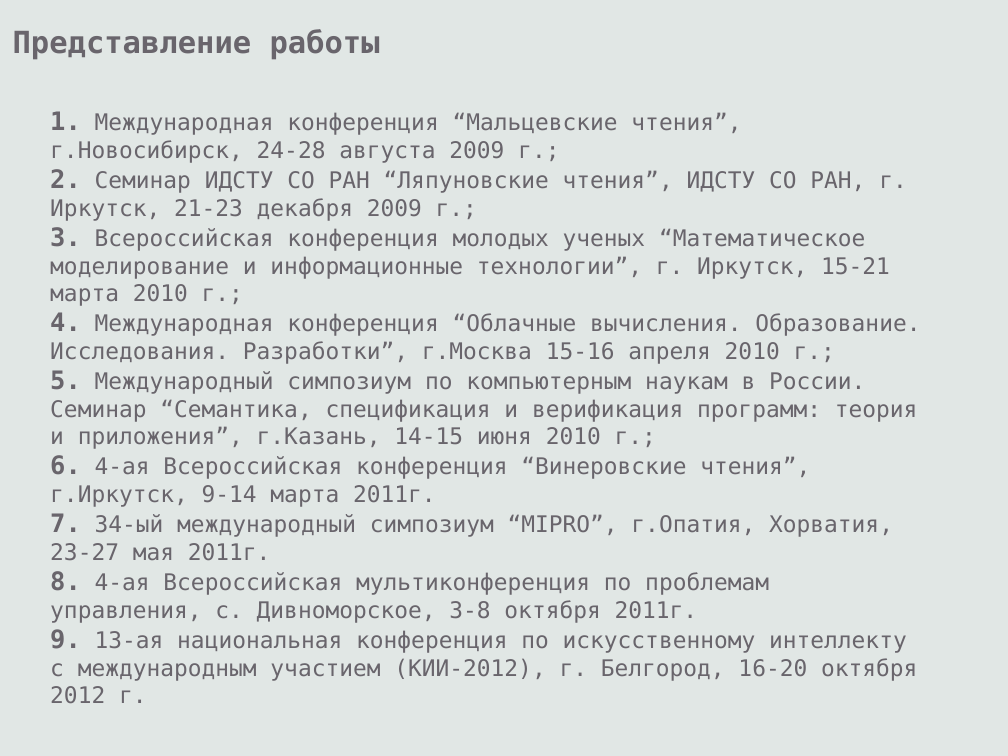
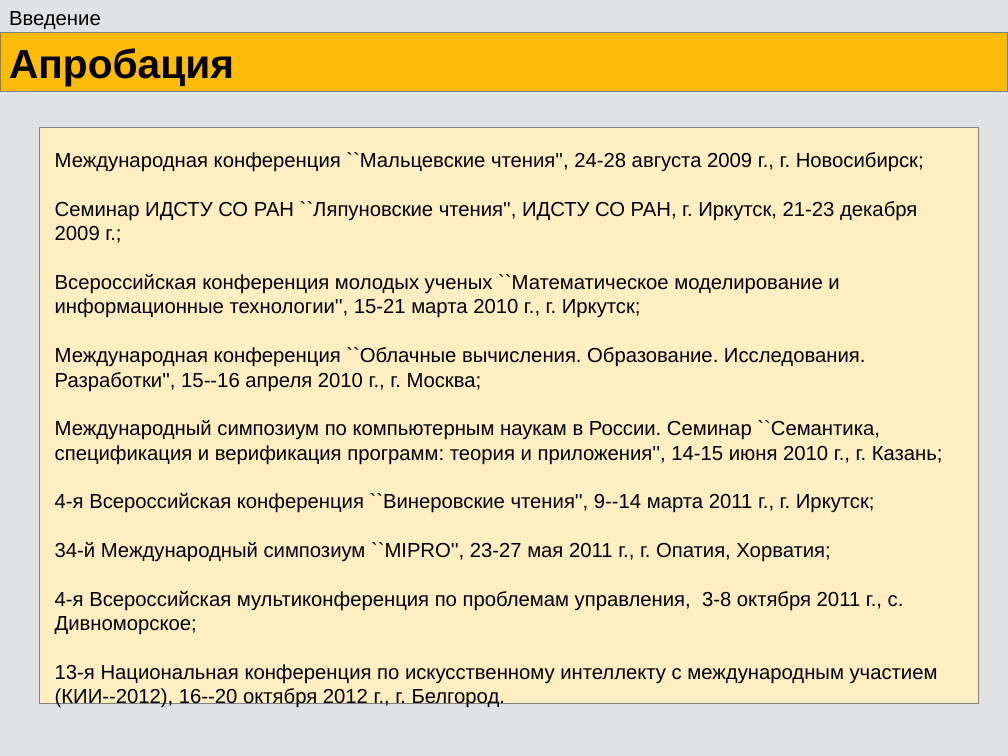
Before and after one commit to eugeneai/prisnif, a slide deck: slide 13 of brick/pres/pacman.odp (slide 15 before the commit). Drawn at 1008x756 pixels with LibreOffice and Linux fonts; fonts in the diff are those of the drawing. Boxes give left, top, right and bottom in pixels: in the first picture for what was removed or moved away, otherwise in the second. Text is boxed around its words. In the diff, an @@ line names an element or a change of style, - is before the commit and + after.

```diff
--- a/brick/pres/pacman.odp
+++ b/brick/pres/pacman.odp
@@ background #E1E7E5 to #E1E2E4 @@
@@ text added at box(9, 11, 101, 29), 16 pt, text #000000 @@
+Введение
@@ text removed at box(13, 29, 380, 59) @@
-Представление работы
@@ rectangle added at box(0, 32, 1008, 91), fill #FCBB06, outline #808080 0 pt, 32 pt, text #000000, bold @@
+Апробация
@@ rectangle added at box(39, 128, 979, 704), fill #FFEEC1, outline #808080 0 pt @@
@@ text at box(55, 152, 943, 684): text changed; size 18 to 16 pt; font DejaVu Sans Mono to Arial; text colour #69656C to #000000 @@
-1. Международная конференция “Мальцевские чтения”, г.Новосибирск, 24-28 августа 2009 г.;
-2. Семинар ИДСТУ СО РАН “Ляпуновские чтения”, ИДСТУ СО РАН, г. Иркутск, 21-23 декабря 2009 г.;
-3. Всероссийская конференция молодых ученых “Математическое моделирование и информационные технологии”, г. Иркутск, 15-21 марта 2010 г.;
-4. Международная конференция “Облачные вычисления. Образование. Исследования. Разработки”, г.Москва 15-16 апреля 2010 г.;
-5. Международный симпозиум по компьютерным наукам в России. Семинар “Семантика, спецификация и верификация программ: теория и приложения”, г.Казань, 14-15 июня 2010 г.;
-6. 4-ая Всероссийская конференция “Винеровские чтения”, г.Иркутск, 9-14 марта 2011г.
-7. 34-ый международный симпозиум “MIPRO”, г.Опатия, Хорватия, 23-27 мая 2011г.
-8. 4-ая Всероссийская мультиконференция по проблемам управления, с. Дивноморское, 3-8 октября 2011г.
-9. 13-ая национальная конференция по искусственному интеллекту с международным участием (КИИ-2012), г. Белгород, 16-20 октября 2012 г.
+Международная конференция ``Мальцевские чтения'', 24-28 августа 2009 г., г. Новосибирск;
+Семинар ИДСТУ СО РАН ``Ляпуновские чтения'', ИДСТУ СО РАН, г. Иркутск, 21-23 декабря 2009 г.;
+Всероссийская конференция молодых ученых ``Математическое моделирование и информационные технологии'', 15-21 марта 2010 г., г. Иркутск;
+Международная конференция ``Облачные вычисления. Образование. Исследования. Разработки'', 15--16 апреля 2010 г., г. Москва;
+Международный симпозиум по компьютерным наукам в России. Семинар ``Семантика, спецификация и верификация программ: теория и приложения'', 14-15 июня 2010 г., г. Казань;
+4-я Всероссийская конференция ``Винеровские чтения'', 9--14 марта 2011 г., г. Иркутск;
+34-й Международный симпозиум ``MIPRO'', 23-27 мая 2011 г., г. Опатия, Хорватия;
+4-я Всероссийская мультиконференция по проблемам управления, 3-8 октября 2011 г., с. Дивноморское;
+13-я Национальная конференция по искусственному интеллекту с международным участием (КИИ--2012), 16--20 октября 2012 г., г. Белгород.
```
Also in this commit, not shown: 17 other slides changed, 32 slides added, 39 slides removed, 2 other files.
